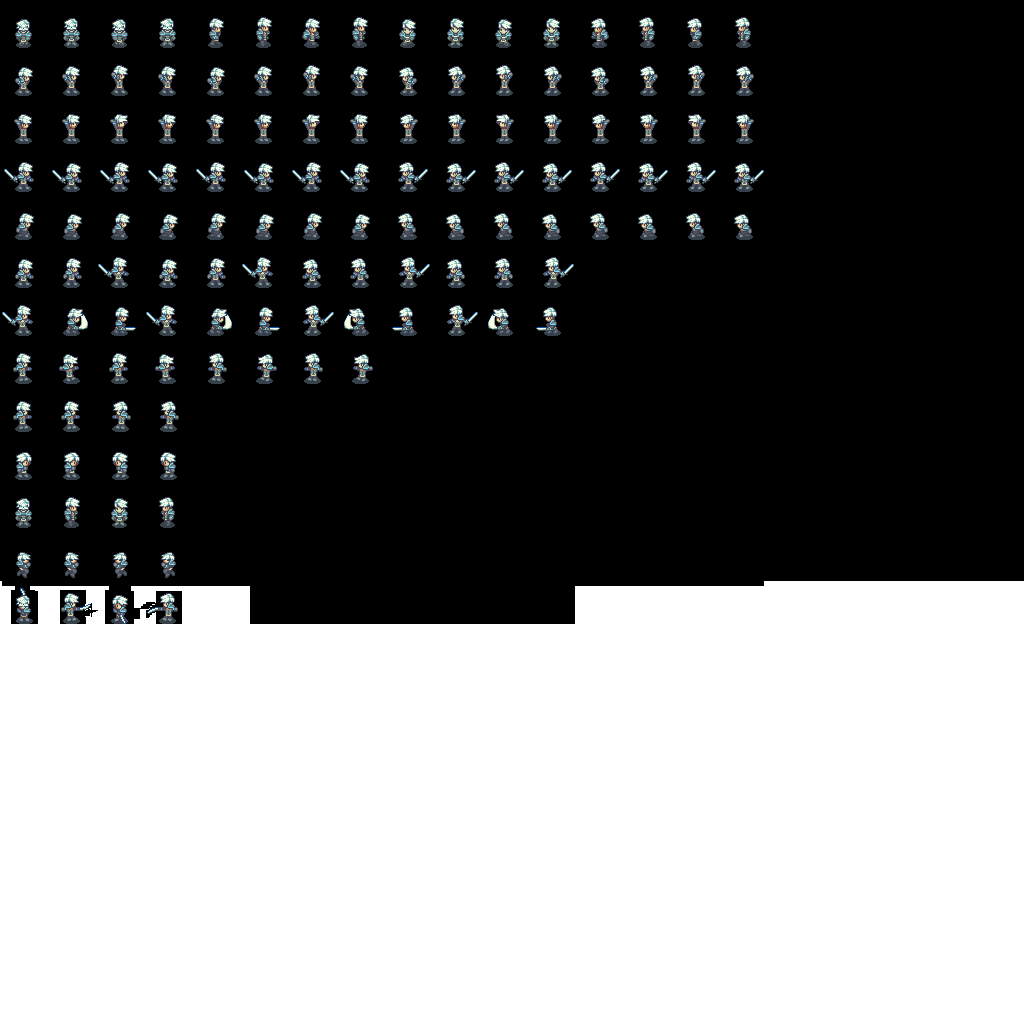
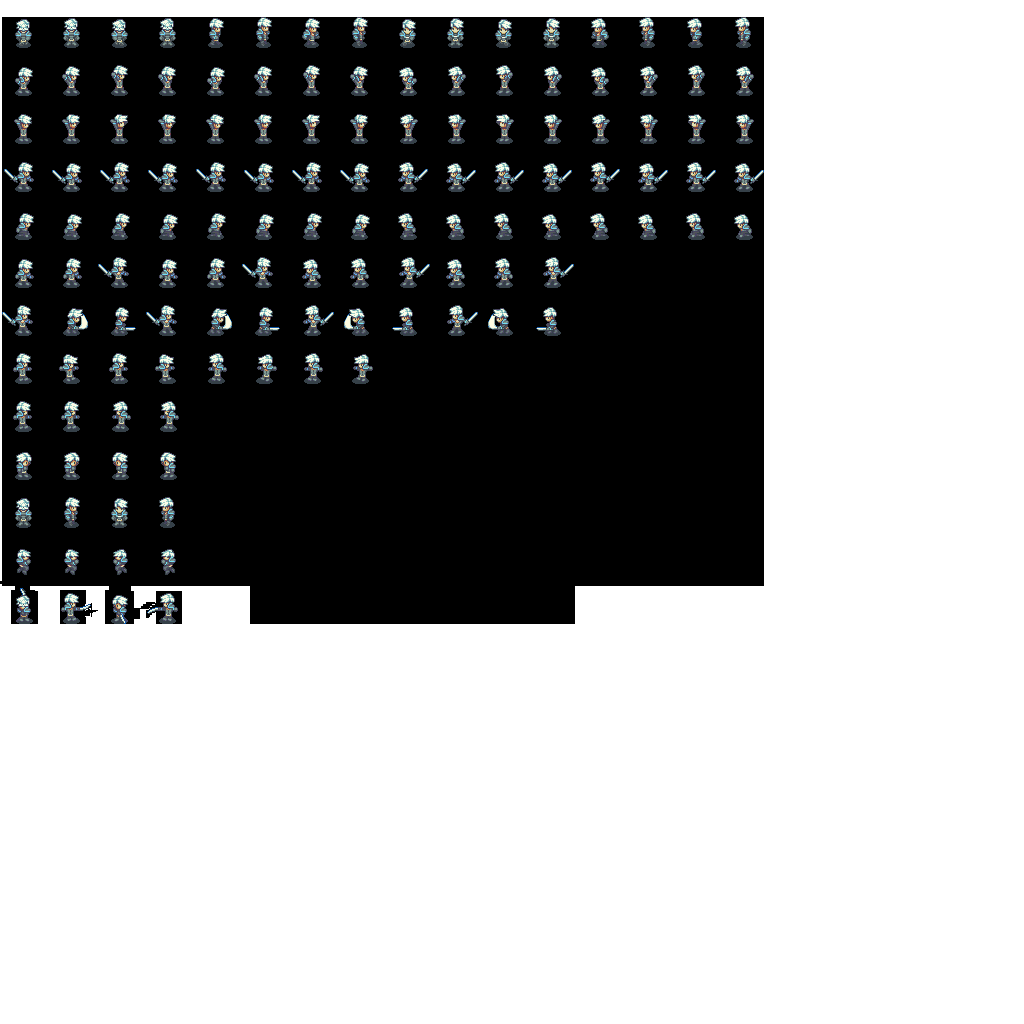
Comparing the layer stacks of the two 1024 x 1024 images. Changes:
painted on "Layer 2" over bbox(16, 549, 176, 578)
